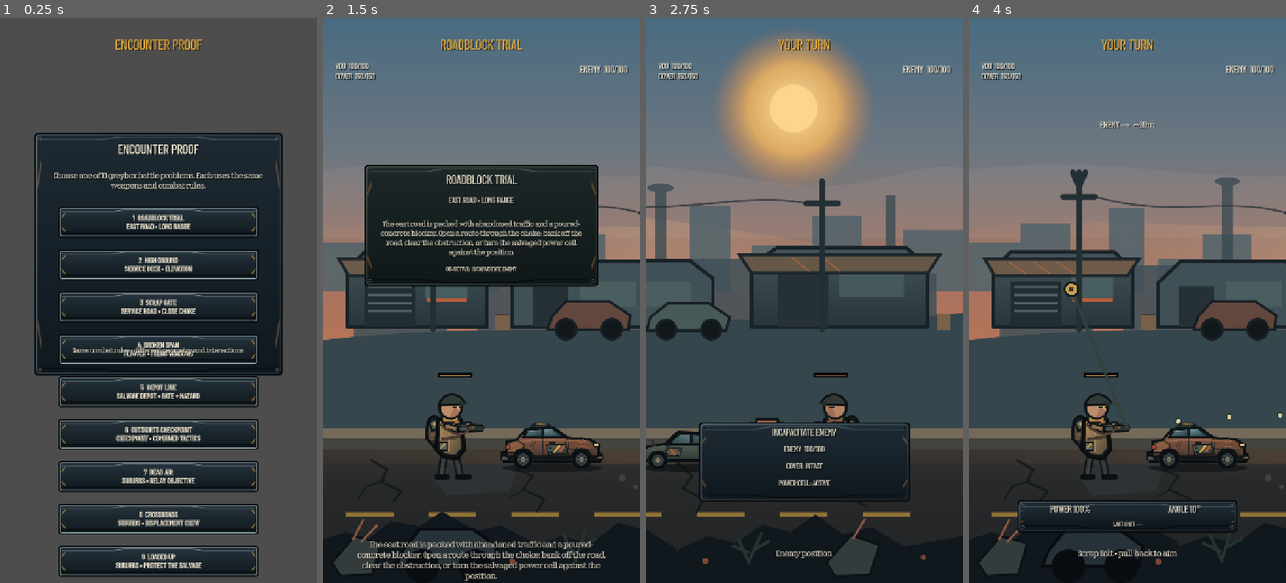
Above: before the commit, frames 1-4 (left to right).
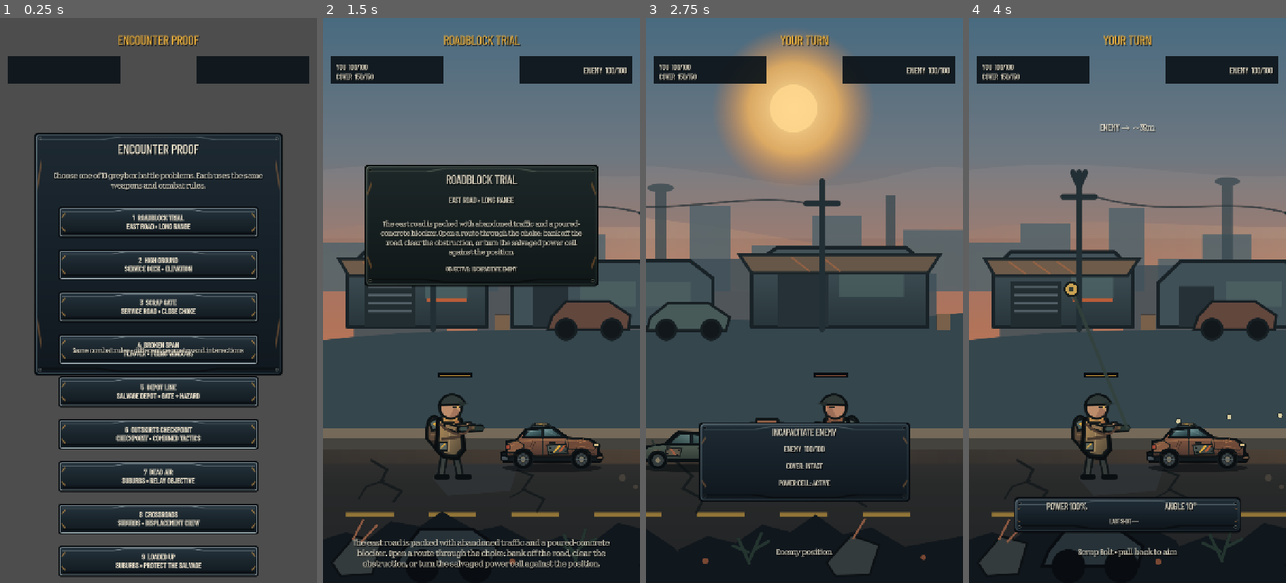
Above: after the commit, the same moments.

Repository: phantompixel-developer/FortKnocks
Game: Godot game, scene res://game/battle/battle.tscn
The game is run twice, just before and just after one commit, with the same random seed, the same clock (stepped at 60 frames per second) and the same inputs. This scene is started directly instead of the project's main scene.
Inputs (mouse positions are in pixels of both pictures, inside the frame that each line leads up to):
- Up to frame 1 (0.25 s): no input
- Up to frame 2 (1.5 s): click "1 ROADBLOCK TRIAL EAST ROAD •…" at 0.5 s; tap Enter at 1.25 s; move the mouse to (551, 272) at 1.27 s; click (551, 272) at 1.42 s
- Up to frame 3 (2.75 s): drag from (741, 328) to (788, 413) at 2.02 s
- Up to frame 4 (4 s): move the mouse to (1159, 176) at 2.77 s; click (1159, 176) at 2.92 s; drag from (1111, 413) to (1032, 215) at 3.52 s

The runs differ from the first frame. In frame 1, 4.0% of the frame differs, in the area x 2-98%, y 3-12%; in frame 2, 6.2%, in the area x 2-98%, y 3-100%; in frame 3, 3.9%; in frame 4, 5.4%.

Commit message:
feat: recompose live battle HUD

Diff:
--- a/game/battle/battle.tscn
+++ b/game/battle/battle.tscn
@@ -126,34 +126,55 @@
 grow_vertical = 2
 mouse_filter = 2
 
+[node name="PlayerStatusCard" type="ColorRect" parent="HUD/Root"]
+layout_mode = 0
+offset_left = 18.0
+offset_top = 88.0
+offset_right = 274.0
+offset_bottom = 148.0
+mouse_filter = 2
+color = Color(0.055, 0.085, 0.105, 0.94)
+
+[node name="EnemyStatusCard" type="ColorRect" parent="HUD/Root"]
+layout_mode = 0
+offset_left = 446.0
+offset_top = 88.0
+offset_right = 702.0
+offset_bottom = 148.0
+mouse_filter = 2
+color = Color(0.055, 0.085, 0.105, 0.94)
+
 [node name="TurnLabel" type="Label" parent="HUD/Root"]
 layout_mode = 0
-offset_left = 225.0
-offset_top = 42.0
-offset_right = 495.0
-offset_bottom = 88.0
-theme_override_font_sizes/font_size = 30
+offset_left = 214.0
+offset_top = 28.0
+offset_right = 506.0
+offset_bottom = 72.0
+theme_override_font_sizes/font_size = 28
 text = "FORT KNOCKS"
 horizontal_alignment = 1
+vertical_alignment = 1
 
 [node name="HealthLabel" type="Label" parent="HUD/Root"]
 layout_mode = 0
-offset_left = 28.0
-offset_top = 98.0
-offset_right = 250.0
-offset_bottom = 158.0
-theme_override_font_sizes/font_size = 17
-text = "YOU 100/100\nCOVER 150/150"
+offset_left = 30.0
+offset_top = 101.0
+offset_right = 262.0
+offset_bottom = 137.0
+theme_override_font_sizes/font_size = 16
+text = "YOU 100/100  •  COVER 150/150"
+vertical_alignment = 1
 
 [node name="EnemyHealthLabel" type="Label" parent="HUD/Root"]
 layout_mode = 0
-offset_left = 450.0
-offset_top = 104.0
-offset_right = 692.0
-offset_bottom = 142.0
-theme_override_font_sizes/font_size = 20
+offset_left = 458.0
+offset_top = 101.0
+offset_right = 690.0
+offset_bottom = 137.0
+theme_override_font_sizes/font_size = 18
 text = "ENEMY 100/100"
 horizontal_alignment = 2
+vertical_alignment = 1
 
 [node name="FeedbackLabel" type="Label" parent="HUD/Root"]
 layout_mode = 0
@@ -170,19 +191,19 @@
 [node name="InspectButton" type="Button" parent="HUD/Root"]
 layout_mode = 0
 offset_left = 500.0
-offset_top = 164.0
-offset_right = 696.0
-offset_bottom = 216.0
+offset_top = 166.0
+offset_right = 700.0
+offset_bottom = 220.0
 mouse_filter = 0
 theme_override_font_sizes/font_size = 15
 text = "INSPECT ENEMY"
 
 [node name="EnemyLocatorLabel" type="Label" parent="HUD/Root"]
 layout_mode = 0
-offset_left = 180.0
-offset_top = 230.0
-offset_right = 540.0
-offset_bottom = 270.0
+offset_left = 198.0
+offset_top = 236.0
+offset_right = 522.0
+offset_bottom = 274.0
 theme_override_font_sizes/font_size = 19
 text = "ENEMY →  ~39m"
 horizontal_alignment = 1
@@ -190,10 +211,10 @@
 
 [node name="WeaponTray" type="ColorRect" parent="HUD/Root"]
 layout_mode = 0
-offset_left = 16.0
-offset_top = 164.0
+offset_left = 18.0
+offset_top = 166.0
 offset_right = 158.0
-offset_bottom = 358.0
+offset_bottom = 346.0
 mouse_filter = 2
 color = Color(0.105, 0.115, 0.108, 0.88)
 
@@ -242,9 +263,9 @@
 visible = false
 layout_mode = 0
 offset_left = 176.0
-offset_top = 164.0
-offset_right = 482.0
-offset_bottom = 230.0
+offset_top = 166.0
+offset_right = 484.0
+offset_bottom = 232.0
 mouse_filter = 2
 color = Color(0.105, 0.115, 0.108, 0.9)
 
@@ -272,9 +293,9 @@
 
 [node name="ControlDeck" type="ColorRect" parent="HUD/Root"]
 layout_mode = 0
-offset_left = 108.0
-offset_top = 1090.0
-offset_right = 612.0
+offset_left = 100.0
+offset_top = 1084.0
+offset_right = 620.0
 offset_bottom = 1168.0
 mouse_filter = 2
 color = Color(0.105, 0.115, 0.108, 0.88)
@@ -368,10 +389,10 @@
 
 [node name="HintLabel" type="Label" parent="HUD/Root"]
 layout_mode = 0
-offset_left = 70.0
-offset_top = 1182.0
-offset_right = 650.0
-offset_bottom = 1244.0
+offset_left = 64.0
+offset_top = 1178.0
+offset_right = 656.0
+offset_bottom = 1242.0
 theme_override_font_sizes/font_size = 17
 text = "Preparing battle..."
 horizontal_alignment = 1
